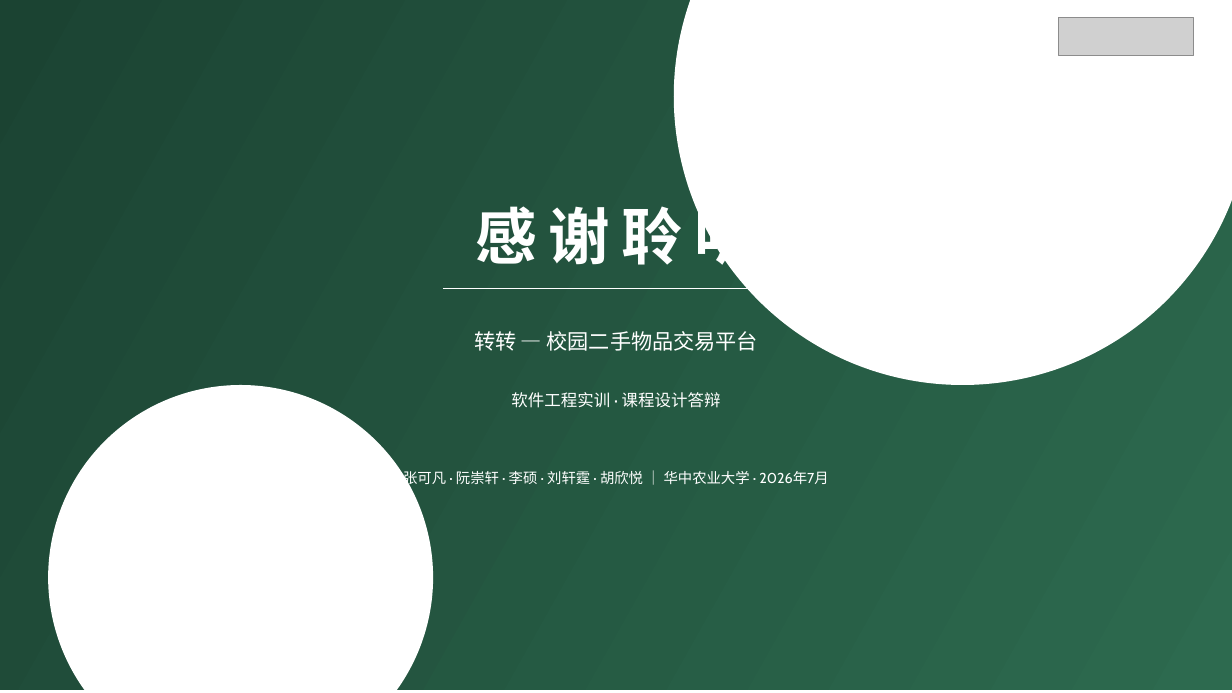
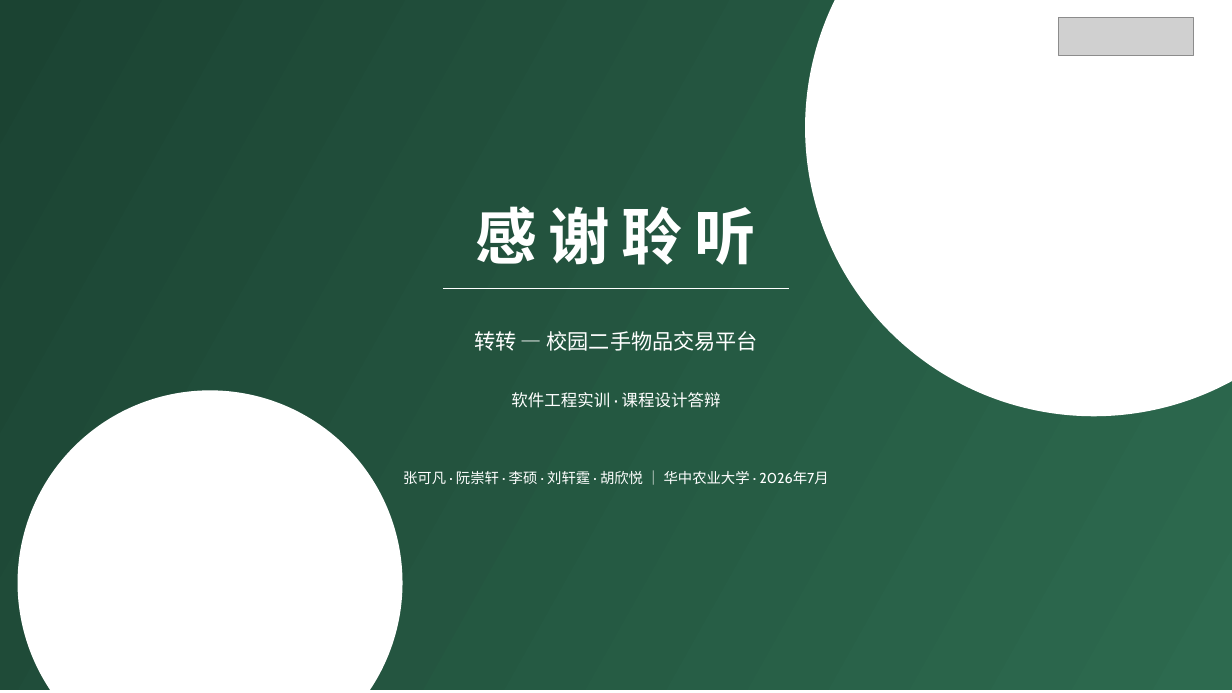
Before and after one commit to Niobium-41-nb/Zhuanzhuan, a slide deck: slide 16 of docs/答辩/转转-答辩-v4.pptx. Drawn at 1232x693 pixels with LibreOffice and Linux fonts; fonts in the diff are those of the drawing; grey boxes stand for pictures. Boxes give left, top, right and bottom in pixels: in the first picture for what was removed or moved away, otherwise in the second. Text is boxed around its words. In the diff, an @@ line names an element or a change of style, - is before the commit and + after.

```diff
--- a/docs/答辩/转转-答辩-v4.pptx
+++ b/docs/答辩/转转-答辩-v4.pptx
@@ ellipse: place and size @@
-ellipse at [674,0,1232,385]
+ellipse at [805,0,1232,417]
@@ ellipse: place and size @@
-ellipse at [48,385,433,693]
+ellipse at [18,390,403,693]
```
Also in this commit, not shown: 1 other slide changed, 2 other files.
